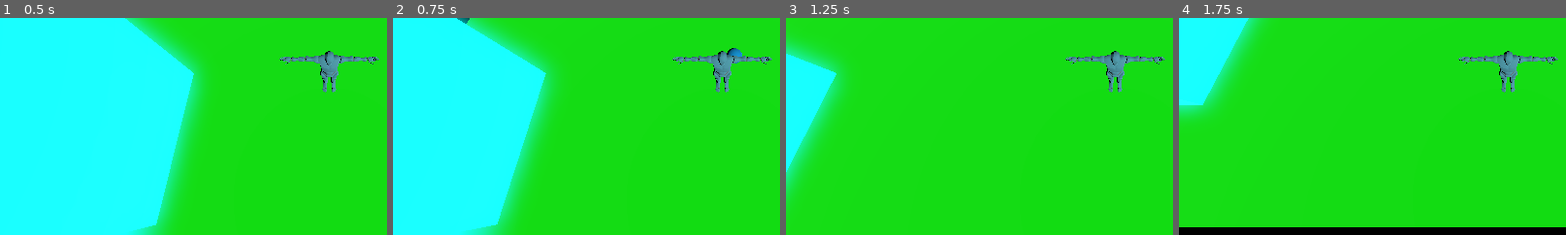
Above: before the commit, frames 1-4 (left to right).
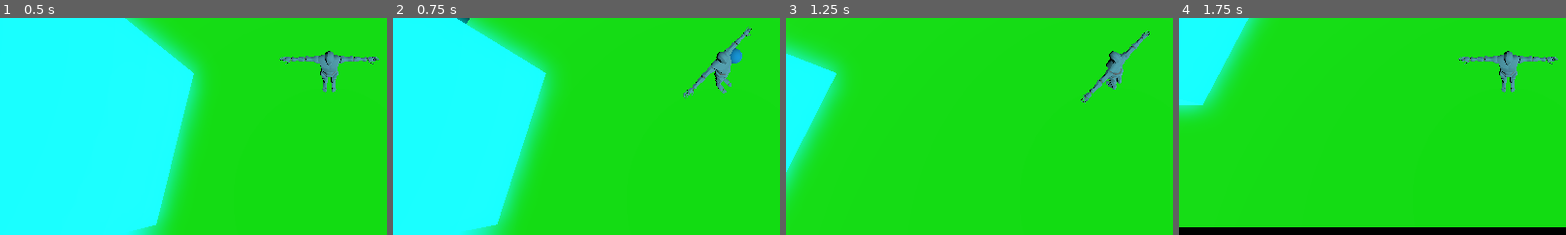
Above: after the commit, the same moments.

Repository: Alvin-Cha/Game-Skripsi
Game: Godot game, scene res://scenes/main/world.tscn
Two runs of this game, one before a commit and one after it. Both use one fixed random seed, a clock stepped at 60 frames per second and the inputs below.
Inputs (mouse positions are % of the whole screen's width and height, from its top left):
- Up to frame 1 (0.5 s): no input
- Up to frame 2 (0.75 s): tap Enter (ui_accept) at 0.5 s; move the mouse to (72, 45) at 0.52 s; hold D from 0.53 s (still down); tap F at 0.6 s; click (72, 45) at 0.67 s
- Up to frame 3 (1.25 s): keep holding D; tap Enter (ui_accept) at 0.77 s
- Up to frame 4 (1.75 s): move the mouse to (30, 55) at 1.27 s; release D at 1.28 s; hold S from 1.28 s (still down); tap F at 1.35 s; tap Enter (ui_accept) at 1.52 s
The pictures show only the part of the screen within x 8-57%, y 50-100%; the shares and areas given below are measured in that part.

Frame 1 is identical in both runs. In frame 2, 1.3% of the frame differs, in the area x 72-98%, y 4-38%; in frame 3, 1.3%; in frame 4, less than 0.1%.

Commit message:
Parry
Parry

Diff:
--- a/scripts/bullet.gd
+++ b/scripts/bullet.gd
@@ -18,8 +18,14 @@
 
 func _on_body_entered(body: Node3D) -> void:
 	if not is_player_bullet and "Player" in body.name and body.has_method("take_damage"):
-		body.take_damage(damage)
-		queue_free()
+		if body.get("is_parrying"):
+			direction = -direction
+			is_player_bullet = true
+			if body.has_method("successful_parry"):
+				body.successful_parry()
+		else:
+			body.take_damage(damage)
+			queue_free()
 	elif is_player_bullet and (body.has_method("take_damage") or body.has_method("die")) and not "Player" in body.name:
 		if body.has_method("take_damage"):
 			body.take_damage(damage)
--- a/scripts/playerMovement.gd
+++ b/scripts/playerMovement.gd
@@ -10,6 +10,12 @@
 var invulnerability_timer: float = 0.0
 @export var heart_textures: Array[TextureRect] = []
 
+var is_parrying: bool = false
+var parry_timer: float = 0.0
+var parry_cooldown_timer: float = 0.0
+var has_parried_successfully: bool = false
+@onready var character_model = $CharacterModel
+
 func update_hearts() -> void:
 	for i in range(heart_textures.size()):
 		heart_textures[i].visible = i < hp
@@ -20,6 +26,18 @@
 		invulnerability_timer -= delta
 		if invulnerability_timer <= 0.0:
 			is_invulnerable = false
+
+	# Handle parry cooldown timer
+	if parry_cooldown_timer > 0.0:
+		parry_cooldown_timer -= delta
+
+	# Handle parry timer
+	if is_parrying:
+		parry_timer -= delta
+		if parry_timer <= 0.0:
+			is_parrying = false
+			if not has_parried_successfully:
+				parry_cooldown_timer = 5.0
 
 	# Add the gravity.
 	if not is_on_floor():
@@ -77,6 +95,24 @@
 	if event is InputEventMouseButton and event.button_index == MOUSE_BUTTON_LEFT and event.pressed:
 		if hp > 0:
 			shoot()
+	elif event is InputEventKey and event.keycode == KEY_F and event.pressed and not event.echo:
+		if hp > 0 and not is_parrying and parry_cooldown_timer <= 0.0:
+			start_parry()
+
+func start_parry() -> void:
+	is_parrying = true
+	parry_timer = 1.0
+	has_parried_successfully = false
+
+	if character_model:
+		var tween = create_tween()
+		tween.tween_property(character_model, "rotation:y", character_model.rotation.y + TAU, 1.0)
+
+func successful_parry() -> void:
+	if not has_parried_successfully:
+		has_parried_successfully = true
+		parry_cooldown_timer = 0.0
+		print("Parry successful! Cooldown reset.")
 
 func shoot() -> void:
 	var camera = $Camera3D
